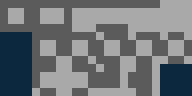
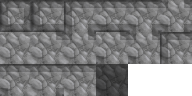
Layers edited between the first and the second 192x96 image:
removed layer "Paint Layer 1" over (x1=0, y1=0, x2=192, y2=96)
added layer "Hard Shading" (multiply) above "Textures" over (x1=0, y1=0, x2=192, y2=96)
added layer "Textures" above "Background" over (x1=0, y1=0, x2=192, y2=96)
hid "Background", painted on it over (x1=0, y1=0, x2=192, y2=96)
